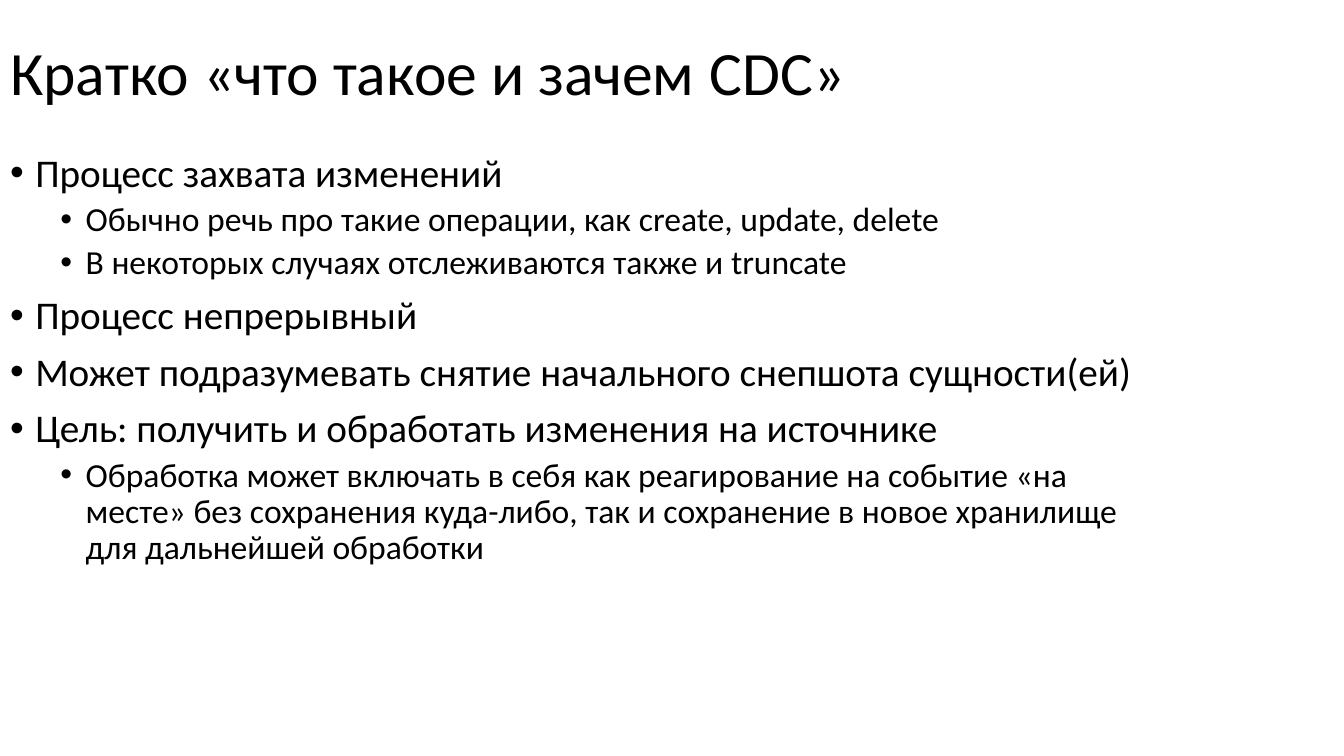
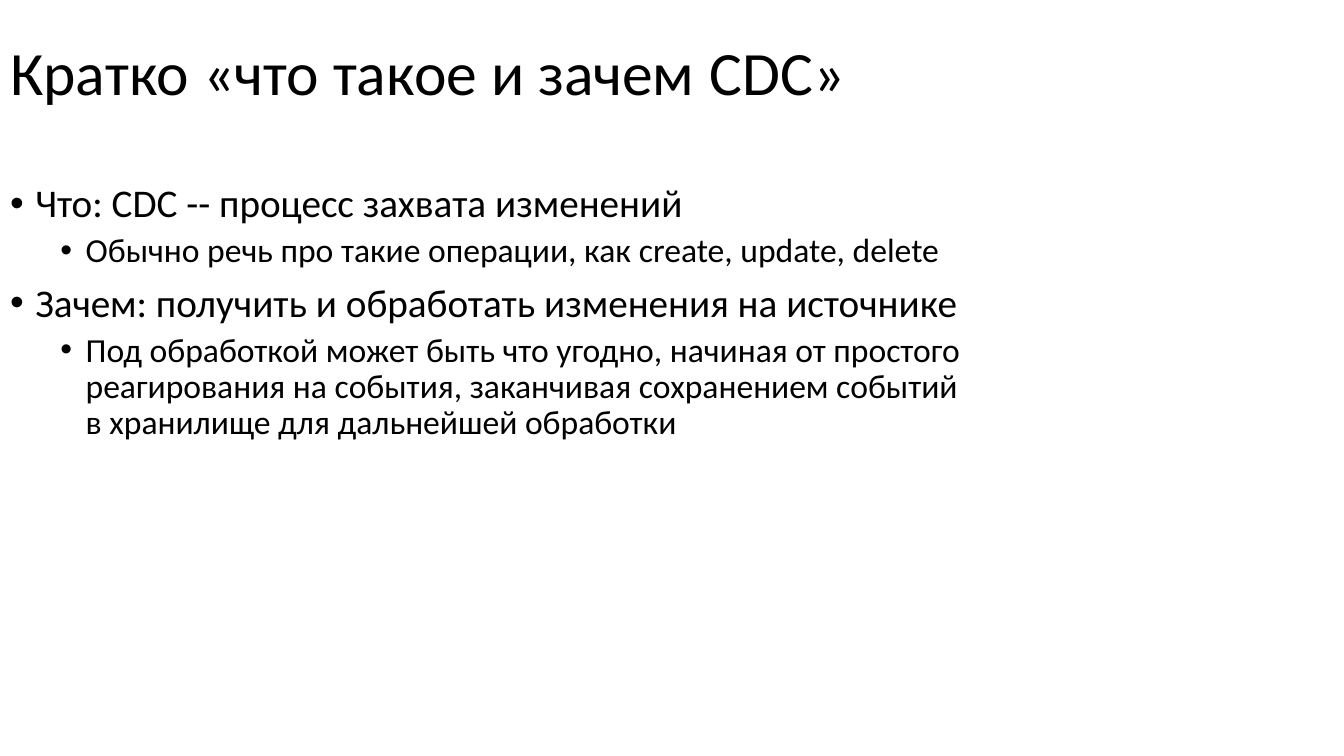
Before and after one commit to nryanov/presentations, a slide deck: slide 4 of smartdata/cdc-via-debezium/debezium-smartdata2025.pptx. Drawn at 1344x756 pixels with LibreOffice and Linux fonts; fonts in the diff are those of the drawing. Boxes give left, top, right and bottom in pixels: in the first picture for what was removed or moved away, otherwise in the second. Text is boxed around its words. In the diff, an @@ line names an element or a change of style, - is before the commit and + after.

```diff
--- a/smartdata/cdc-via-debezium/debezium-smartdata2025.pptx
+++ b/smartdata/cdc-via-debezium/debezium-smartdata2025.pptx
@@ text "Что: CDC -- процесс захвата ...": place and size @@
-text "Что: CDC -- процесс захвата ..." at (35,160,1131,565)
+text "Что: CDC -- процесс захвата ..." at (35,190,959,440)
@@ text at (35,190,682,224): text changed @@
-• Процесс захвата изменений
+• Что: CDC -- процесс захвата изменений
@@ text at (35,290,959,440): text changed @@
-  • В некоторых случаях отслеживаются также и truncate
-• Процесс непрерывный
-• Может подразумевать снятие начального снепшота сущности(ей)
-• Цель: получить и обработать изменения на источнике
-  • Обработка может включать в себя как реагирование на событие «на месте» без сохранения куда-либо, так и сохранение в новое хранилище для дальнейшей обработки
+• Зачем: получить и обработать изменения на источнике
+  • Под обработкой может быть что угодно, начиная от простого реагирования на события, заканчивая сохранением событий в хранилище для дальнейшей обработки
```
Also in this commit, not shown: 31 other slides changed, 21 slides added, 2 slides removed.
